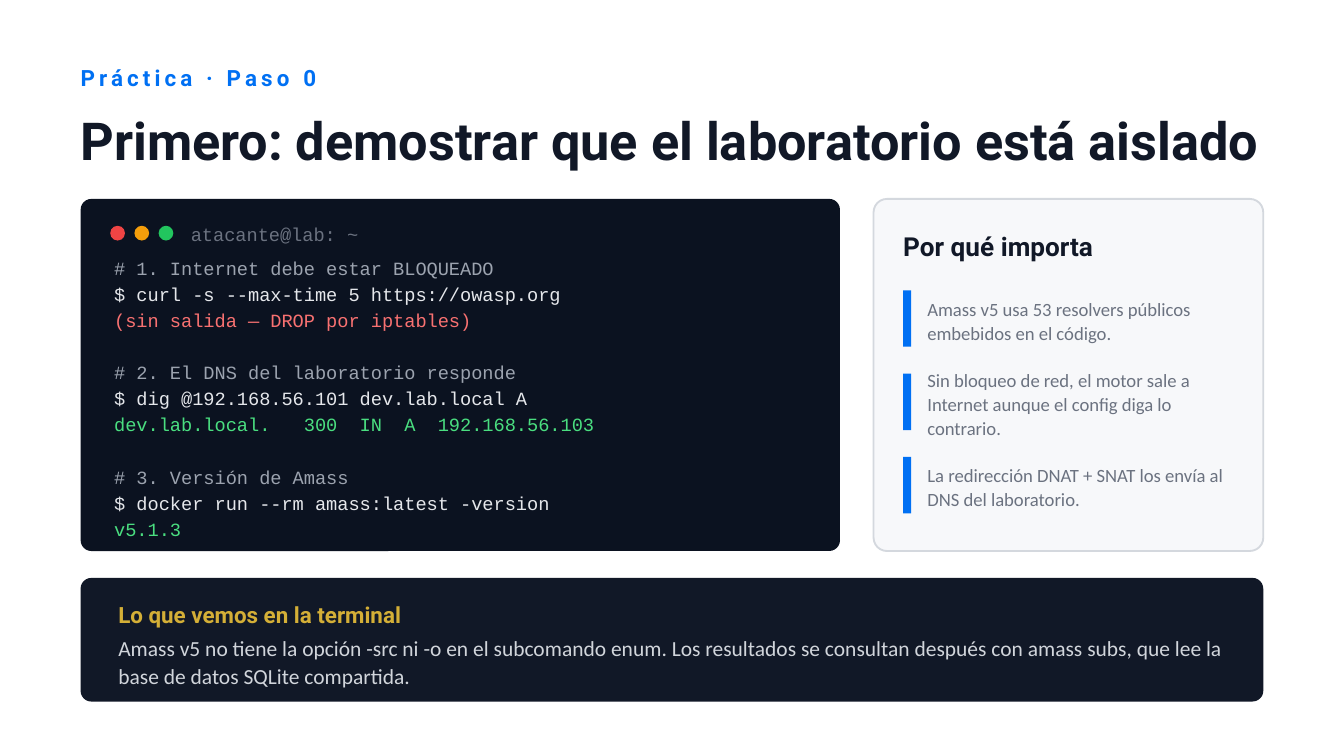
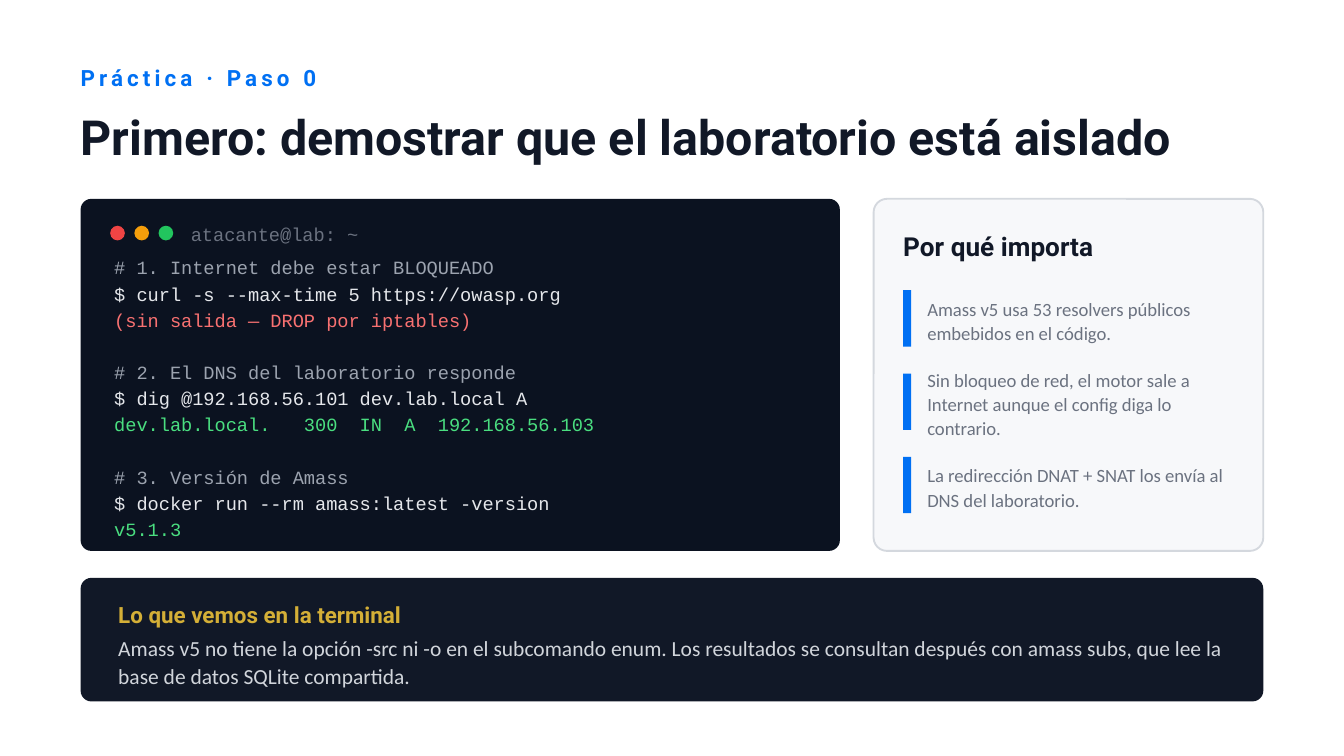
Before and after one commit to Mista299/lab-amass-owasp-seguridad-info, a slide deck: slide 8 of slides/output/OWASP-Amass-Presentacion.pptx. Drawn at 1344x756 pixels with LibreOffice and Linux fonts; fonts in the diff are those of the drawing. Boxes give left, top, right and bottom in pixels: in the first picture for what was removed or moved away, otherwise in the second. Text is boxed around its words. In the diff, an @@ line names an element or a change of style, - is before the commit and + after.

```diff
--- a/slides/output/OWASP-Amass-Presentacion.pptx
+++ b/slides/output/OWASP-Amass-Presentacion.pptx
@@ text "Primero: demostrar que el laboratorio ..." at bbox=[81, 118, 1171, 165]: size 28 to 25.9 pt; line spacing 1 to 0.9 @@
```
Also in this commit, not shown: 3 other slides changed, 3 other files.
